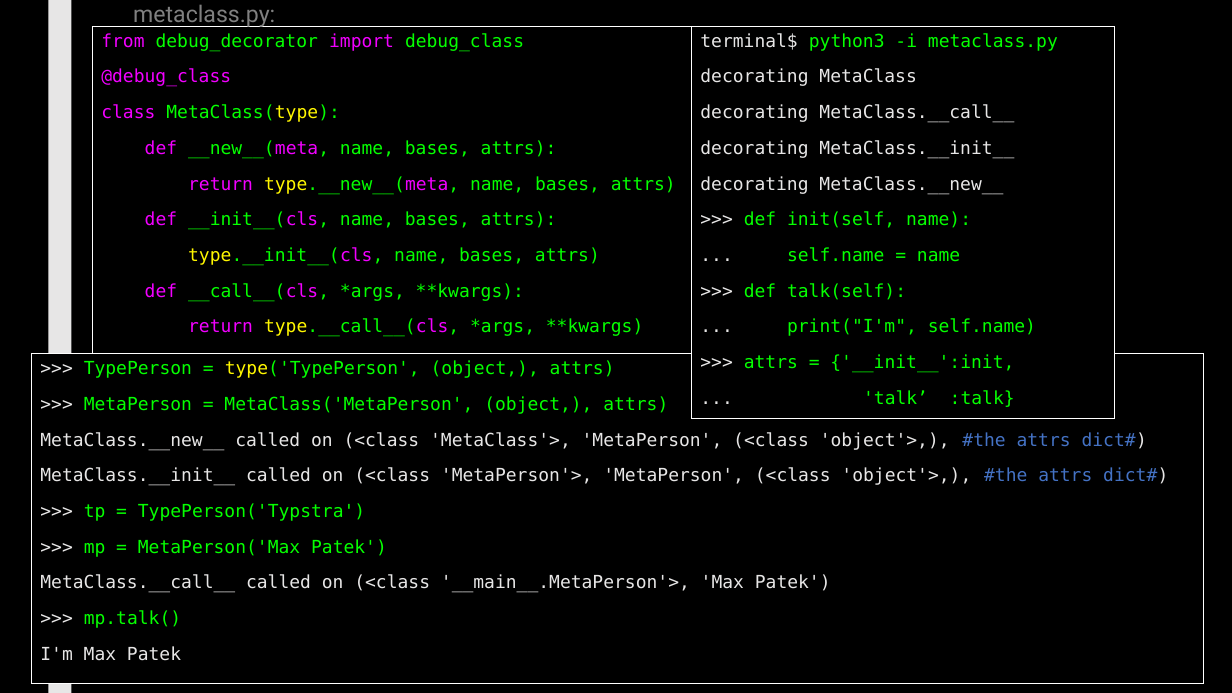
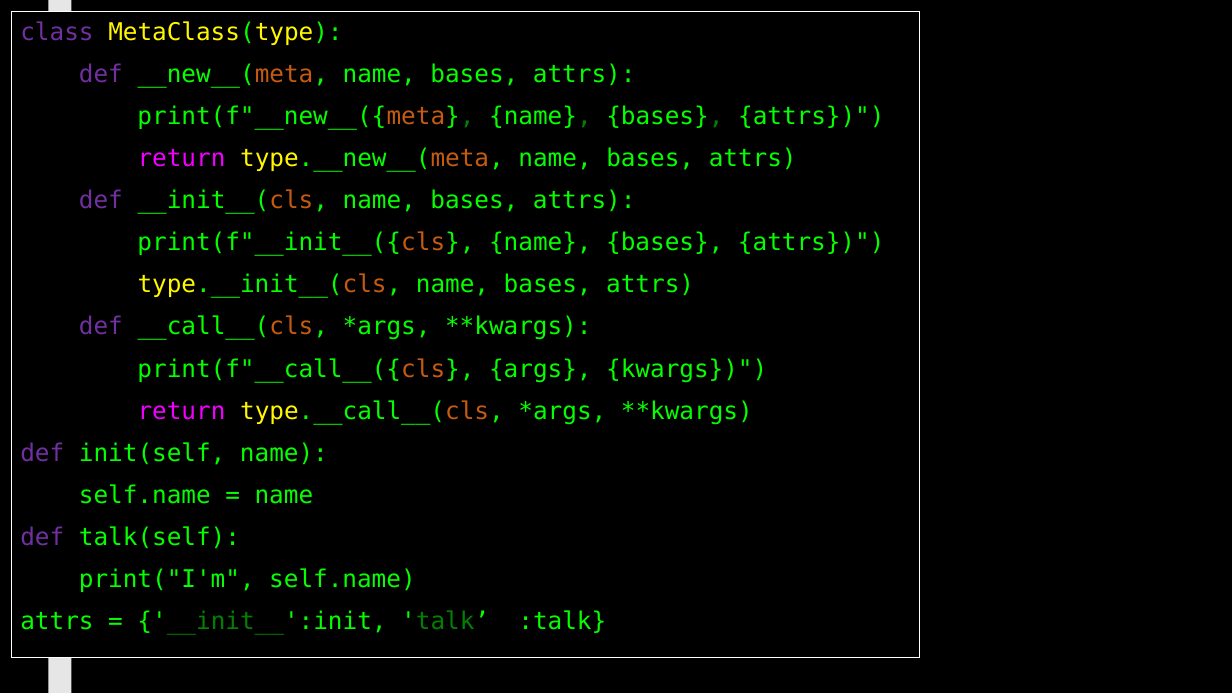
Before and after one commit to max7patek/metaprogramming, a slide deck: slide 9 of slides/05-Metaclasses.pptx (slide 10 before the commit). Drawn at 1232x693 pixels with LibreOffice and Linux fonts; fonts in the diff are those of the drawing. Boxes give left, top, right and bottom in pixels: in the first picture for what was removed or moved away, otherwise in the second. Text is boxed around its words. In the diff, an @@ line names an element or a change of style, - is before the commit and + after.

Commit message:
final edits

```diff
--- a/slides/05-Metaclasses.pptx
+++ b/slides/05-Metaclasses.pptx
@@ rectangle "class MetaClass(type):": place and size @@
-rectangle "class MetaClass(type):" at bbox=[92, 27, 691, 355]
+rectangle "class MetaClass(type):" at bbox=[11, 11, 920, 657]
@@ text in rectangle at bbox=[20, 21, 797, 425]: size 14 to 19 pt in "class MetaClass(type):", "def __new__(meta, name, bases, attrs):", "return type.__new__(meta, name, bases, attrs)", "def __init__(cls, name, bases, attrs):" and 3 more places; text colour #F200FF to #7030A0 in "class", "def", "def", "def"; text colour #05FF00 to #FFF700 in "MetaClass(type):"; text colour #F200FF to #C55A11 in "__new__(meta,", "type.__new__(meta,", "__init__(cls,", "type.__init__(cls," and 2 more places; line spacing 0.94 to 1; less space between paragraphs @@
@@ text removed at bbox=[133, 4, 275, 27] @@
-metaclass.py:
@@ rectangle removed at bbox=[691, 27, 1115, 420] @@
-terminal$ python3 -i metaclass.py
-decorating MetaClass
-decorating MetaClass.__call__
-decorating MetaClass.__init__
-decorating MetaClass.__new__
->>> def init(self, name):
-... self.name = name
->>> def talk(self):
-... print("I'm", self.name)
->>> attrs = {'__init__':init,
-... 'talk’ :talk}
@@ text in rectangle at bbox=[101, 33, 524, 87]: paragraphs removed @@
-from debug_decorator import debug_class
-@debug_class
@@ text in rectangle at bbox=[137, 105, 884, 130]: paragraph added @@
+print(f"__new__({meta}, {name}, {bases}, {attrs})")
@@ text in rectangle at bbox=[137, 231, 884, 256]: paragraph added @@
+print(f"__init__({cls}, {name}, {bases}, {attrs})")
@@ rectangle removed at bbox=[31, 354, 1204, 684] @@
->>> TypePerson = type('TypePerson', (object,), attrs)
->>> MetaPerson = MetaClass('MetaPerson', (object,), attrs)
-MetaClass.__new__ called on (<class 'MetaClass'>, 'MetaPerson', (<class 'object'>,), #the attrs dict#)
-MetaClass.__init__ called on (<class 'MetaPerson'>, 'MetaPerson', (<class 'object'>,), #the attrs dict#)
->>> tp = TypePerson('Typstra')
->>> mp = MetaPerson('Max Patek')
-MetaClass.__call__ called on (<class '__main__.MetaPerson'>, 'Max Patek')
->>> mp.talk()
-I'm Max Patek
@@ text in rectangle at bbox=[137, 358, 767, 382]: paragraph added @@
+print(f"__call__({cls}, {args}, {kwargs})")
@@ text in rectangle at bbox=[20, 442, 606, 635]: paragraphs added @@
+def init(self, name):
+self.name = name
+def talk(self):
+print("I'm", self.name)
+attrs = {'__init__':init, 'talk’ :talk}
```
Also in this commit, not shown: 9 other slides changed, 3 slides added, 10 slides removed.
